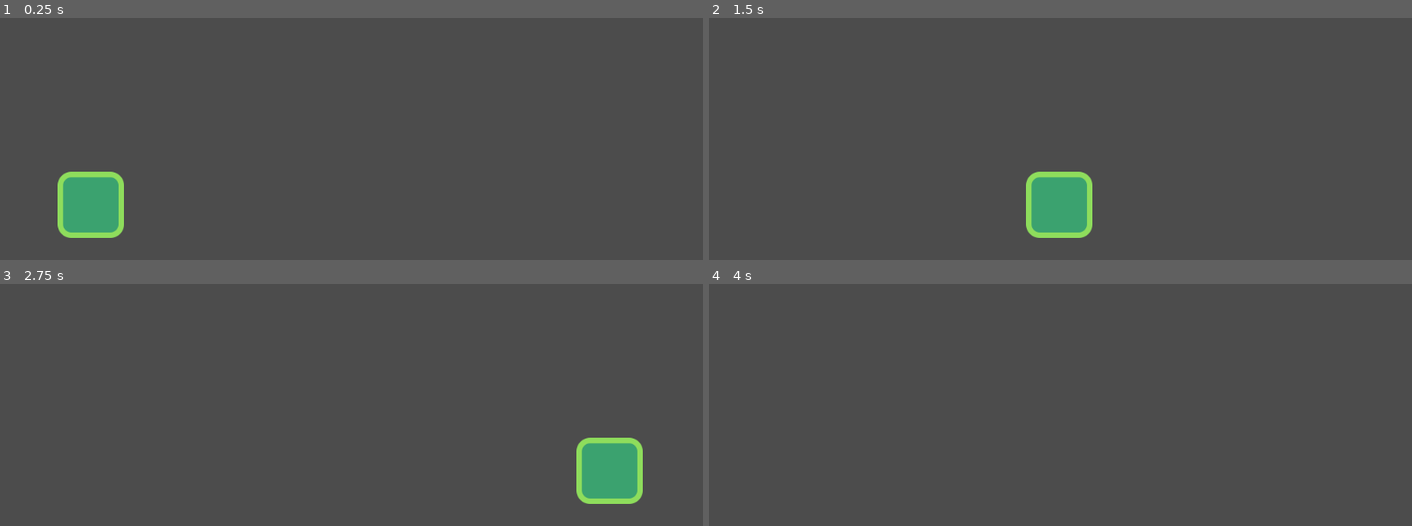
Above: before the commit, frames 1-4 (two rows, left to right).
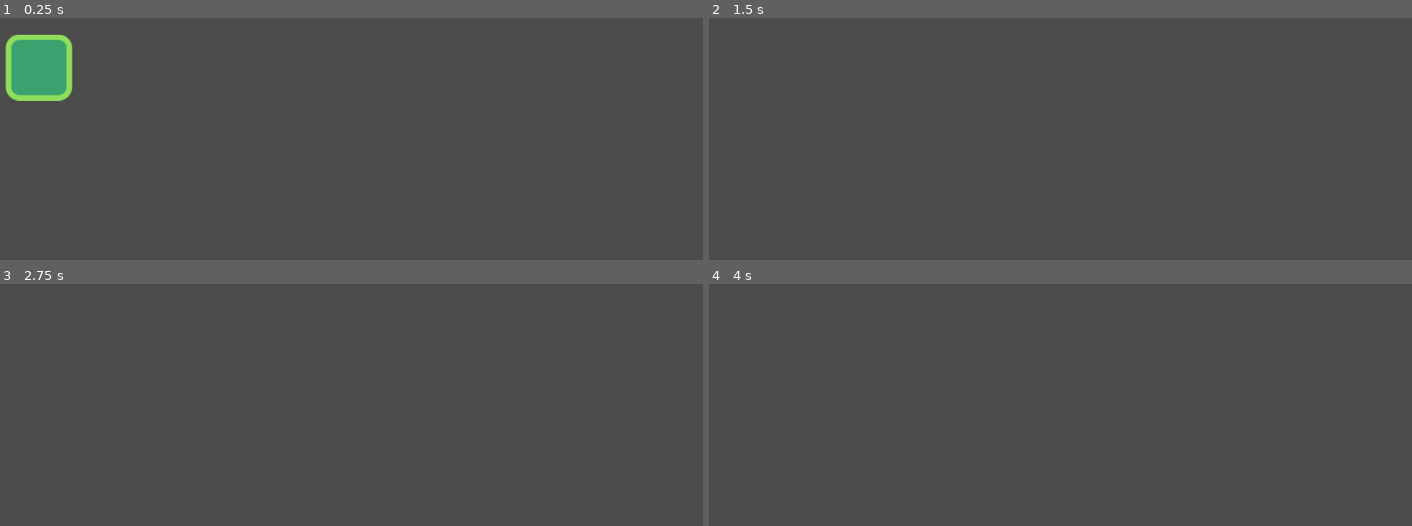
Above: after the commit, the same moments.

Repository: gjscode/firstGDScriptLesson
Game: Godot game, scene res://src/Actors/Player.tscn
Two runs of this game, one before a commit and one after it. Both use one fixed random seed, a clock stepped at 60 frames per second and the inputs below. The project has no main scene, so this scene is started directly.
Inputs:
- Up to frame 1 (0.25 s): no input
- Up to frame 2 (1.5 s): no input
- Up to frame 3 (2.75 s): no input
- Up to frame 4 (4 s): no input

The runs differ from the first frame. In frame 1, 5.0% of the frame differs, in the area x 0-18%, y 6-91%; in frame 2, 2.5%; in frame 3, 2.5%; in frame 4, nothing differs.

Commit message:
added gravity

Diff:
--- a/Platformer/src/Actors/Actor.gd
+++ b/Platformer/src/Actors/Actor.gd
@@ -1,7 +1,10 @@
 extends KinematicBody2D
 class_name Actor
 
+export var gravity: = 3000.0
+
+var velocity: = Vector2.ZERO
 
 func _physics_process(delta: float) -> void:
-	var velocity: = Vector2(300, 0)
+	velocity.y += gravity * delta
 	move_and_slide(velocity)
--- a/Platformer/src/Actors/Player.tscn
+++ b/Platformer/src/Actors/Player.tscn
@@ -7,8 +7,9 @@
 extents = Vector2( 40, 41.25 )
 
 [node name="Player" type="KinematicBody2D"]
-position = Vector2( 64, 568 )
+position = Vector2( 64, 352 )
 script = ExtResource( 2 )
+gravity = 500.0
 
 [node name="Player" type="Sprite" parent="."]
 position = Vector2( 0, -48 )
